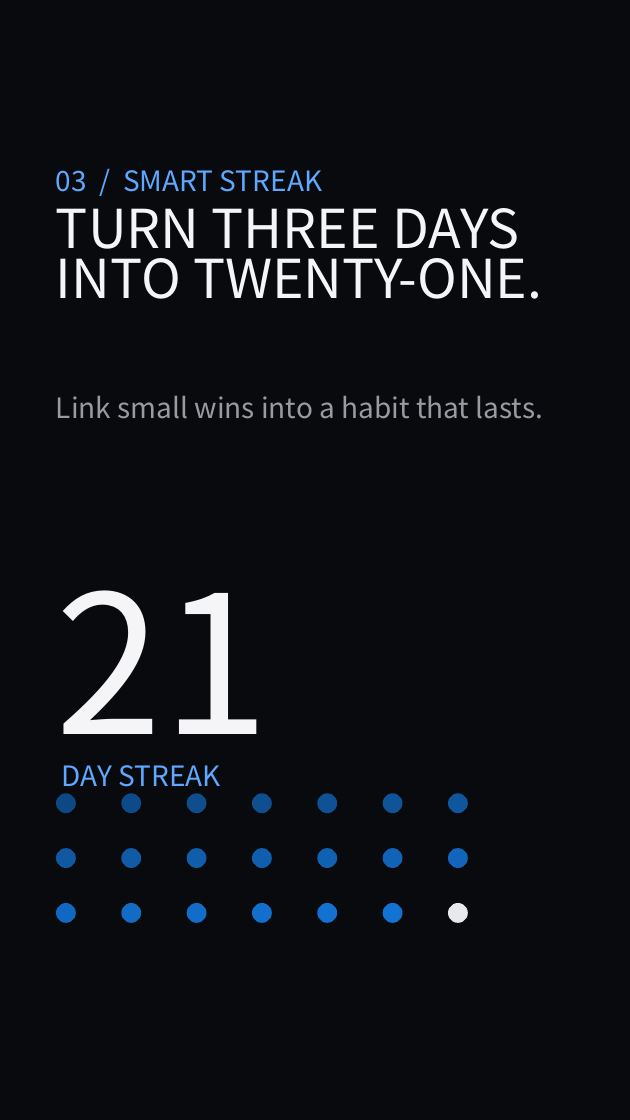
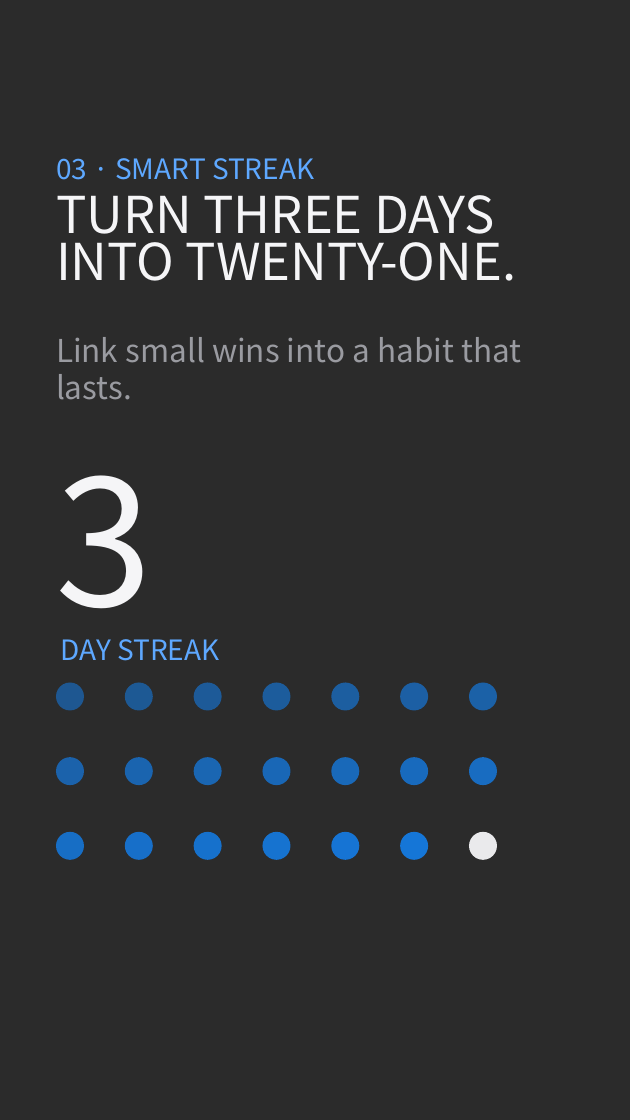
Before and after one commit to sjquant/quickthumb, a slide deck: slide 6 of examples/product_hype_reel.pptx. Drawn at 630x1120 pixels with LibreOffice and Linux fonts; fonts in the diff are those of the drawing; background and template pictures are left out; a plain dark background stands for a picture behind light text. Boxes give left, top, right and bottom in pixels: in the first picture for what was removed or moved away, otherwise in the second. Text is boxed around its words. In the diff, an @@ line names an element or a change of style, - is before the commit and + after.

```diff
--- a/examples/product_hype_reel.pptx
+++ b/examples/product_hype_reel.pptx
@@ background #FFFFFF to picture (left out) @@
@@ rectangle removed at bbox=[0, 0, 630, 1120] @@
@@ text at bbox=[56, 158, 314, 180]: text changed @@
-03 / SMART STREAK
+03 · SMART STREAK
@@ text "TURN THREE DAYS" at bbox=[56, 195, 517, 281]: size 69 to 65.2 pt; line spacing 64.5pt to 60pt @@
@@ text at bbox=[56, 337, 521, 400]: text changed; size 36 to 40.5 pt @@
-Link small wins into a habit that lasts.
+Link small wins into a habit that
+lasts.
@@ text at bbox=[56, 475, 153, 649]: text changed; size 247.5 to 225 pt @@
-21
+3
@@ text "DAY STREAK" rewrapped from bbox=[62, 765, 221, 794] to bbox=[61, 639, 219, 661] @@
@@ ellipse: place and size @@
-ellipse at bbox=[56, 794, 76, 813]
+ellipse at bbox=[56, 683, 84, 711]
@@ ellipse: place and size @@
-ellipse at bbox=[122, 794, 141, 813]
+ellipse at bbox=[125, 683, 153, 711]
@@ ellipse: place and size @@
-ellipse at bbox=[186, 794, 206, 813]
+ellipse at bbox=[194, 683, 222, 711]
@@ ellipse: place and size @@
-ellipse at bbox=[252, 794, 272, 813]
+ellipse at bbox=[263, 683, 291, 711]
@@ ellipse: place and size @@
-ellipse at bbox=[318, 794, 337, 813]
+ellipse at bbox=[332, 683, 360, 711]
@@ ellipse: place and size @@
-ellipse at bbox=[382, 794, 402, 813]
+ellipse at bbox=[400, 683, 428, 711]
@@ ellipse: place and size @@
-ellipse at bbox=[448, 794, 468, 813]
+ellipse at bbox=[469, 683, 497, 711]
@@ ellipse: place and size @@
-ellipse at bbox=[56, 848, 76, 868]
+ellipse at bbox=[56, 757, 84, 785]
@@ ellipse: place and size @@
-ellipse at bbox=[122, 848, 141, 868]
+ellipse at bbox=[125, 757, 153, 785]
@@ ellipse: place and size @@
-ellipse at bbox=[186, 848, 206, 868]
+ellipse at bbox=[194, 757, 222, 785]
@@ ellipse: place and size @@
-ellipse at bbox=[252, 848, 272, 868]
+ellipse at bbox=[263, 757, 291, 785]
@@ ellipse: place and size @@
-ellipse at bbox=[318, 848, 337, 868]
+ellipse at bbox=[332, 757, 360, 785]
@@ ellipse: place and size @@
-ellipse at bbox=[382, 848, 402, 868]
+ellipse at bbox=[400, 757, 428, 785]
@@ ellipse: place and size @@
-ellipse at bbox=[448, 848, 468, 868]
+ellipse at bbox=[469, 757, 497, 785]
@@ ellipse: place and size @@
-ellipse at bbox=[56, 903, 76, 922]
+ellipse at bbox=[56, 832, 84, 860]
@@ ellipse: place and size @@
-ellipse at bbox=[122, 903, 141, 922]
+ellipse at bbox=[125, 832, 153, 860]
@@ ellipse: place and size @@
-ellipse at bbox=[186, 903, 206, 922]
+ellipse at bbox=[194, 832, 222, 860]
@@ ellipse: place and size @@
-ellipse at bbox=[252, 903, 272, 922]
+ellipse at bbox=[263, 832, 291, 860]
@@ ellipse: place and size @@
-ellipse at bbox=[318, 903, 337, 922]
+ellipse at bbox=[332, 832, 360, 860]
@@ ellipse: place and size @@
-ellipse at bbox=[382, 903, 402, 922]
+ellipse at bbox=[400, 832, 428, 860]
@@ ellipse: place and size @@
-ellipse at bbox=[448, 903, 468, 922]
+ellipse at bbox=[469, 832, 497, 860]
```
Also in this commit, not shown: 7 other slides changed, 7 other files.
